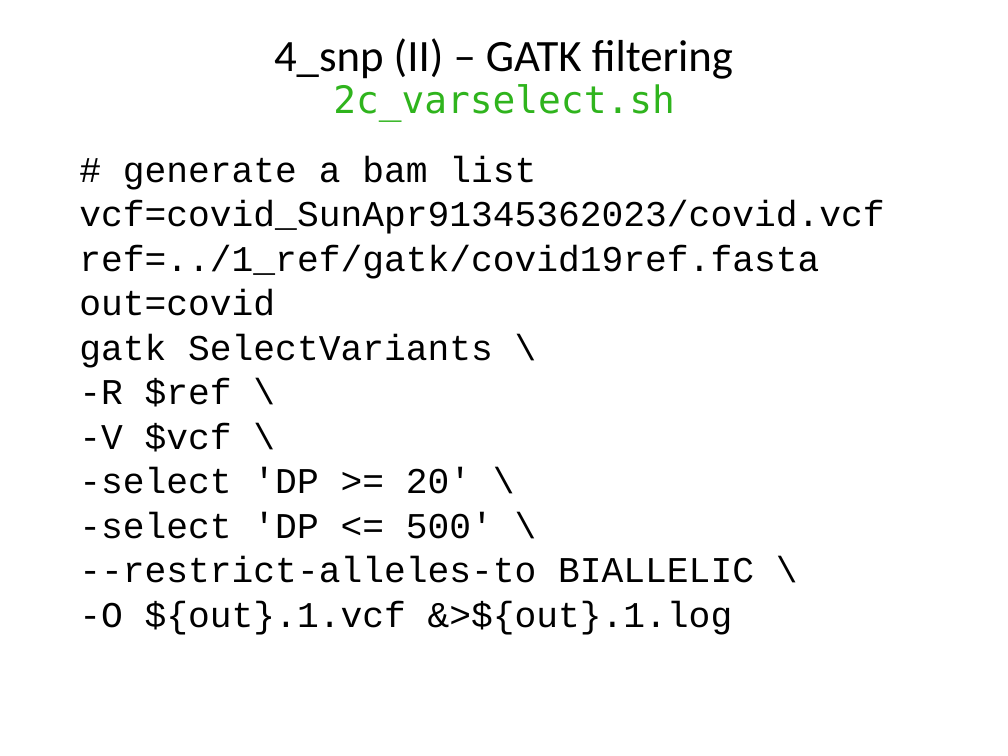
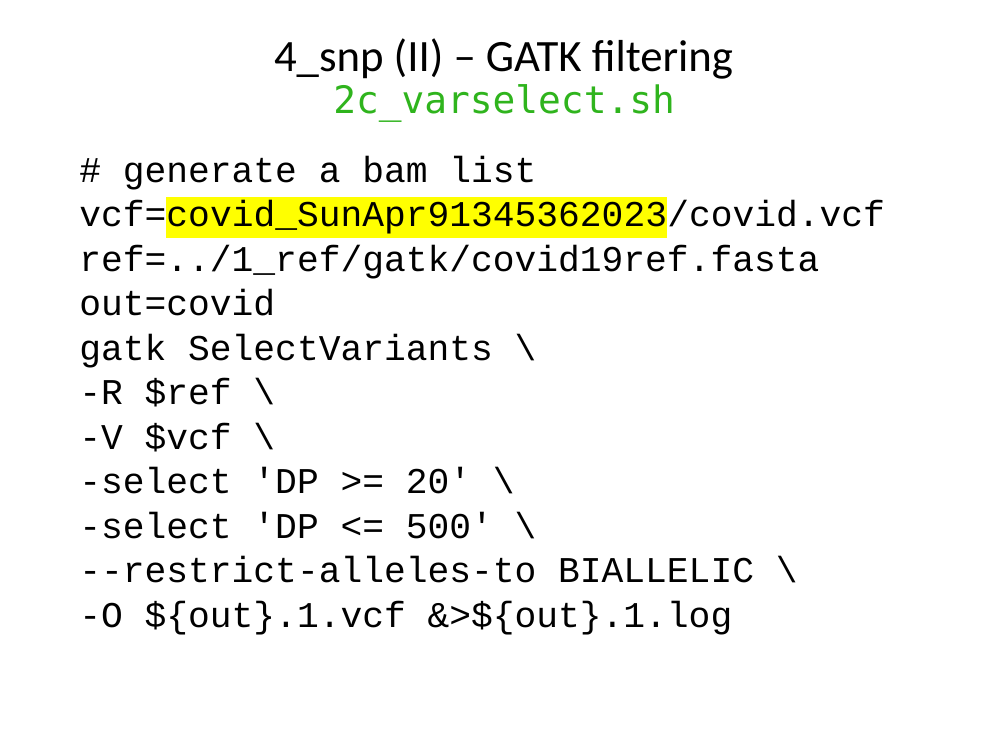
Before and after one commit to liu3zhenlab/teaching, a slide deck: slide 16 of PLPTH813Bioinformatis/2023/lectures/lecture14_BeocatProject.pptx. Drawn at 1008x756 pixels with LibreOffice and Linux fonts; fonts in the diff are those of the drawing. Boxes give left, top, right and bottom in pixels: in the first picture for what was removed or moved away, otherwise in the second. Text is boxed around its words. In the diff, an @@ line names an element or a change of style, - is before the commit and + after.

```diff
--- a/PLPTH813Bioinformatis/2023/lectures/lecture14_BeocatProject.pptx
+++ b/PLPTH813Bioinformatis/2023/lectures/lecture14_BeocatProject.pptx
@@ text at <box>79,201,885,237</box>: highlight none to #FFFF00 in "vcf=covid_SunApr91345362023/covid.vcf" @@
```
Also in this commit, not shown: 2 other files.
